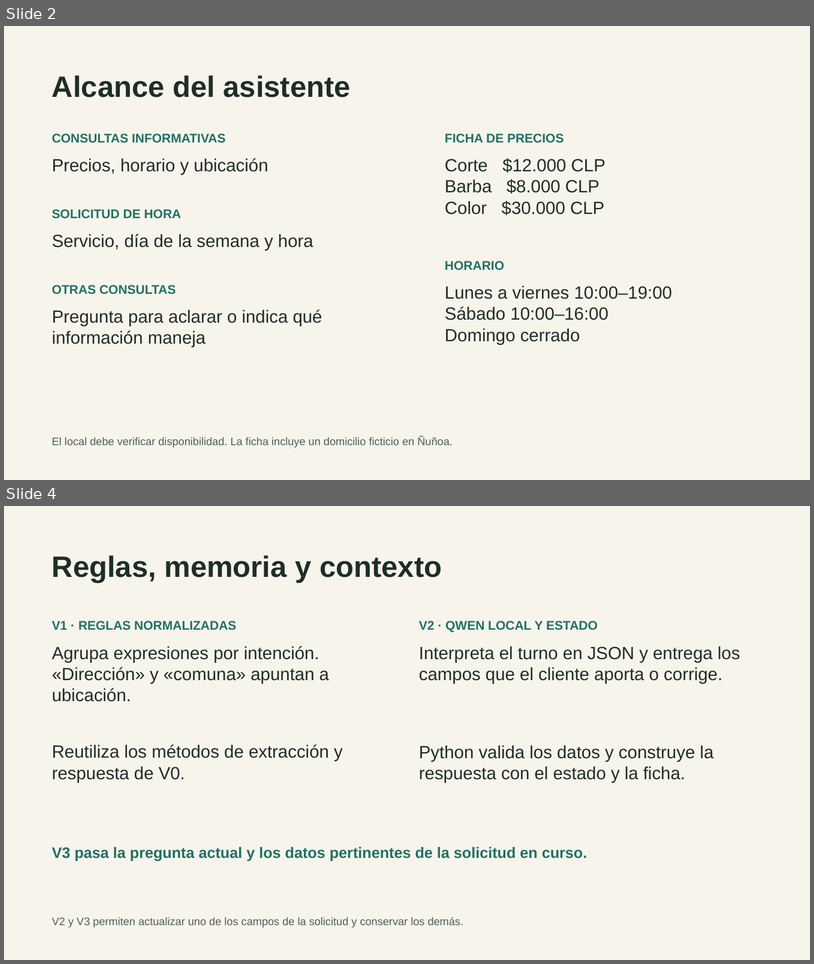
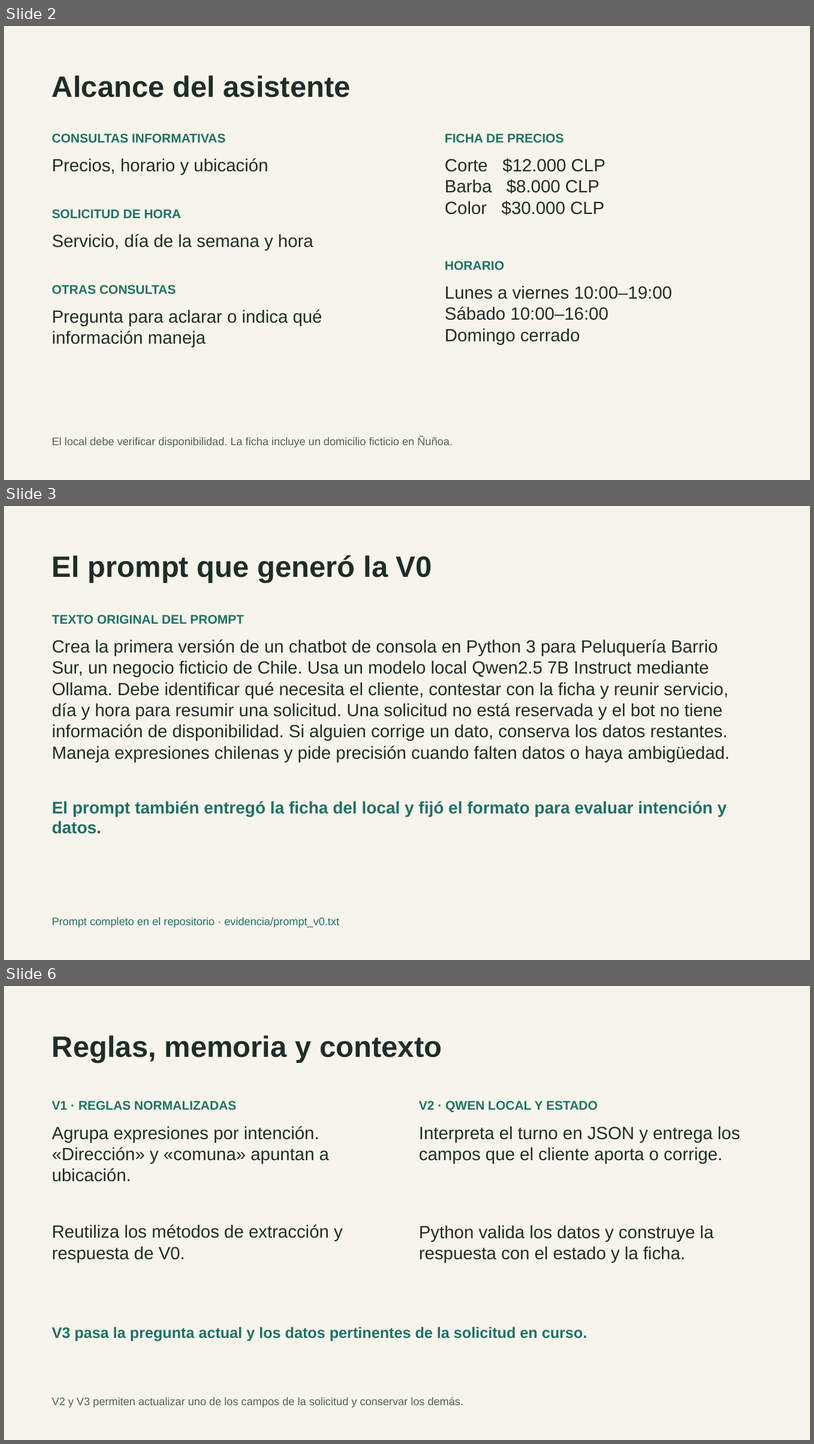
Before and after one commit to skratttt/langchi-peluqueria, a slide deck: presentacion/Defensa_LangChi.pptx. Shown one above the other, each under a label of ours: slides 2 and 4 before the commit, slides 2, 3 and 6 after it; the slides between them are not shown. The pictures are 814x964 and 814x1444 pixels, drawn with LibreOffice and Linux fonts; fonts in the diff are those of the drawing. Boxes give left, top, right and bottom in pixels: in the first picture for what was removed or moved away, otherwise in the second. Text is boxed around its words. In the diff, an @@ line names an element or a change of style, - is before the commit and + after.

Commit message:
Documenta el prompt, la salida original y los fallos de V0 en la defensa

```diff
--- a/presentacion/Defensa_LangChi.pptx
+++ b/presentacion/Defensa_LangChi.pptx
@@ slide 3 added at <box>4,506,810,960</box>, background #F7F4EC @@
@@ text added at <box>52,555,432,583</box>, 35 pt, text #1E2D27, bold @@
+El prompt que generó la V0
@@ text added at <box>52,615,244,624</box>, 15 pt, text #207064, bold @@
+TEXTO ORIGINAL DEL PROMPT
@@ text added at <box>52,639,730,762</box>, 21 pt, text #1E2D27 @@
+Crea la primera versión de un chatbot de consola en Python 3 para Peluquería Barrio Sur, un negocio ficticio de Chile. Usa un modelo local Qwen2.5 7B Instruct mediante Ollama. Debe identificar qué necesita el cliente, contestar con la ficha y reunir servicio, día y hora para resumir una solicitud. Una solicitud no está reservada y el bot no tiene información de disponibilidad. Si alguien corrige un dato, conserva los datos restantes. Maneja expresiones chilenas y pide precisión cuando falten datos o haya ambigüedad.
@@ text added at <box>52,801,728,834</box>, 20 pt, text #207064, bold @@
+El prompt también entregó la ficha del local y fijó el formato para evaluar intención y datos.
@@ text added at <box>52,916,339,927</box>, 13 pt, text #207064 @@
+Prompt completo en el repositorio · evidencia/prompt_v0.txt
@@ what was slide 4 is now slide 6 @@
```
Also in this commit, not shown: 1 slide changed, 12 other slides added, 1 slide removed, 1 other file.
